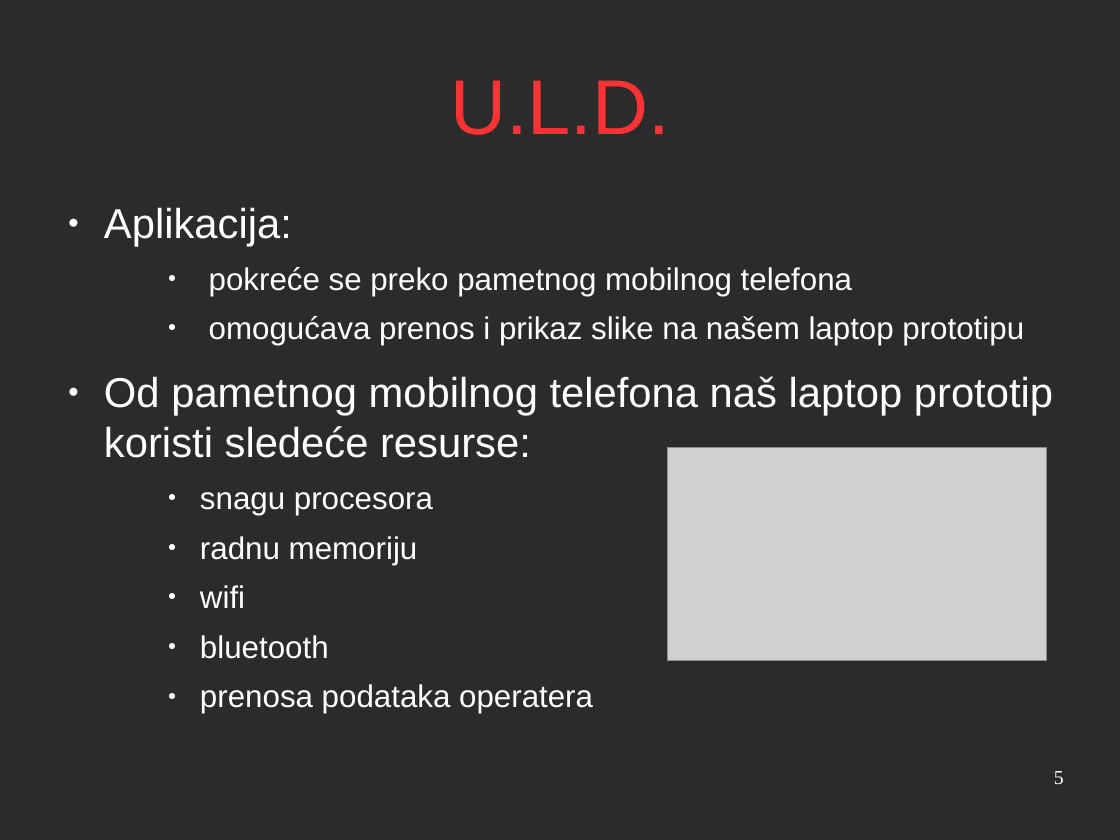
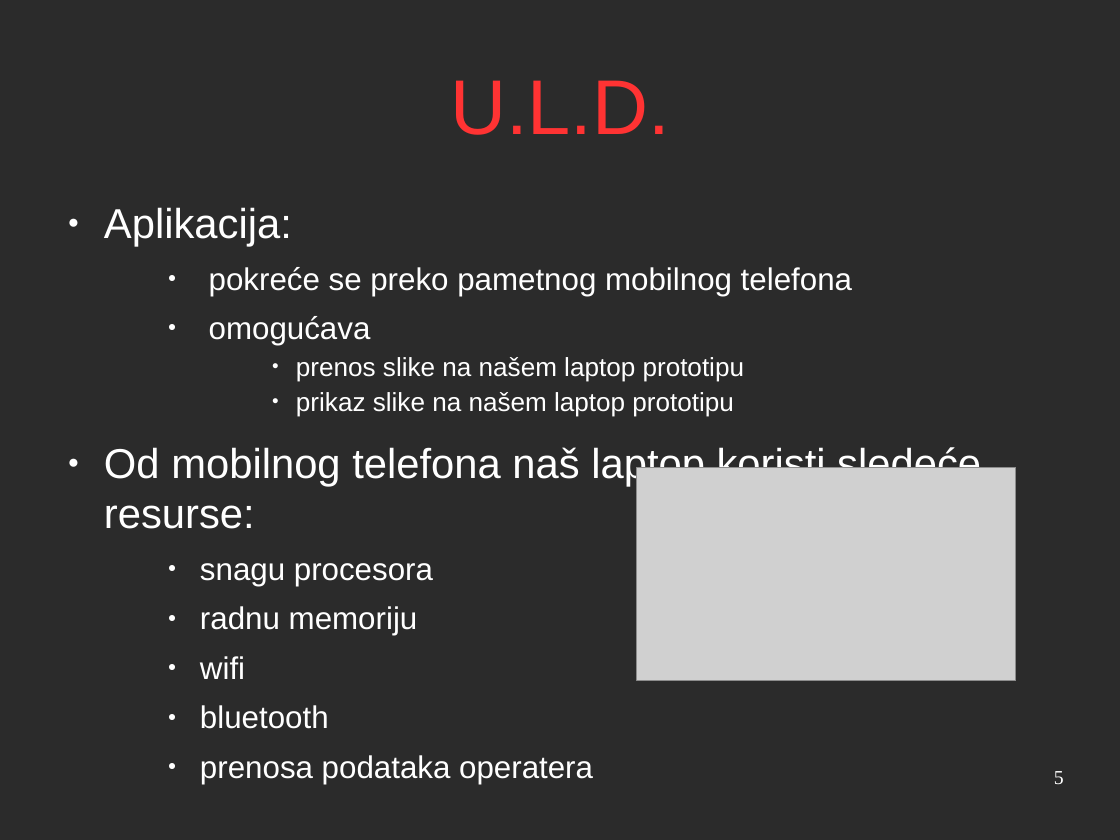
Before and after one commit to salesh/UpravljanjeProjektima, a slide deck: slide 5 of prezentacija/prezentacija.odp. Drawn at 1120x840 pixels with LibreOffice and Linux fonts; fonts in the diff are those of the drawing; grey boxes stand for pictures; background and template pictures are left out; a plain dark background stands for a picture behind light text. Boxes give left, top, right and bottom in pixels: in the first picture for what was removed or moved away, otherwise in the second. Text is boxed around its words. In the diff, an @@ line names an element or a change of style, - is before the commit and + after.

```diff
--- a/prezentacija/prezentacija.odp
+++ b/prezentacija/prezentacija.odp
@@ text at (x1=104, y1=316, x2=981, y2=529): text changed; size 29.6 to 18.5 pt @@
-    ● omogućava prenos i prikaz slike na našem laptop prototipu
-● Od pametnog mobilnog telefona naš laptop prototip koristi sledeće resurse:
+    ● omogućava
+        ● prenos slike na našem laptop prototipu
+        ● prikaz slike na našem laptop prototipu
+● Od mobilnog telefona naš laptop koristi sledeće resurse:
@@ picture moved from (x1=668, y1=447, x2=1047, y2=661) to (x1=637, y1=468, x2=1016, y2=681) @@
```
Also in this commit, not shown: 7 other slides changed, 14 other files.
